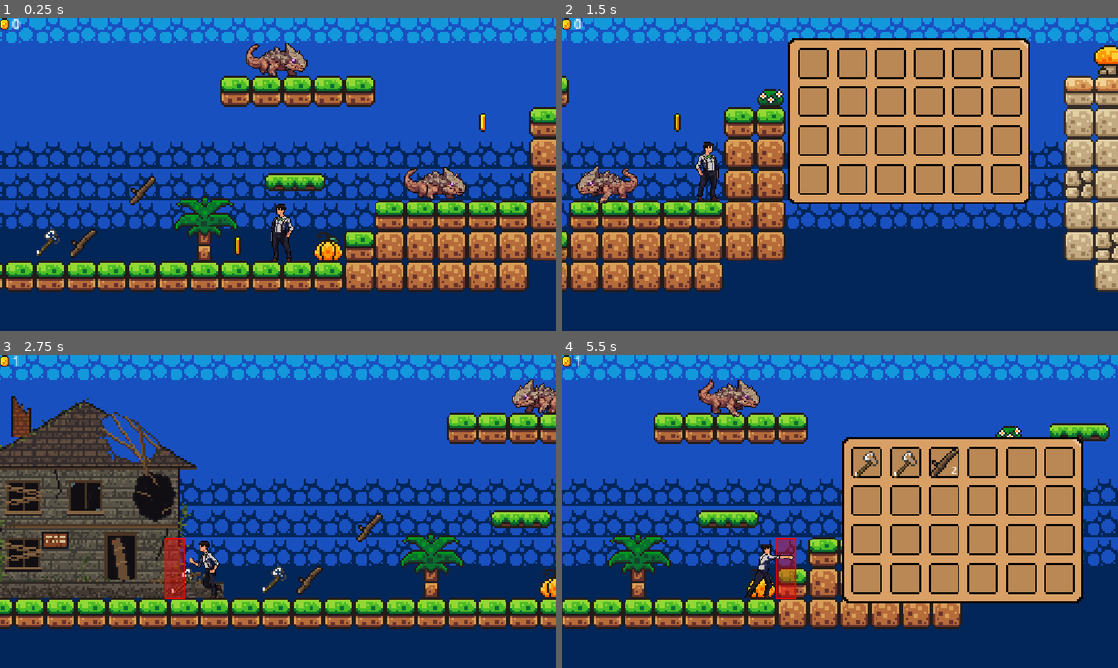
Above: before the commit, frames 1-4 (two rows, left to right).
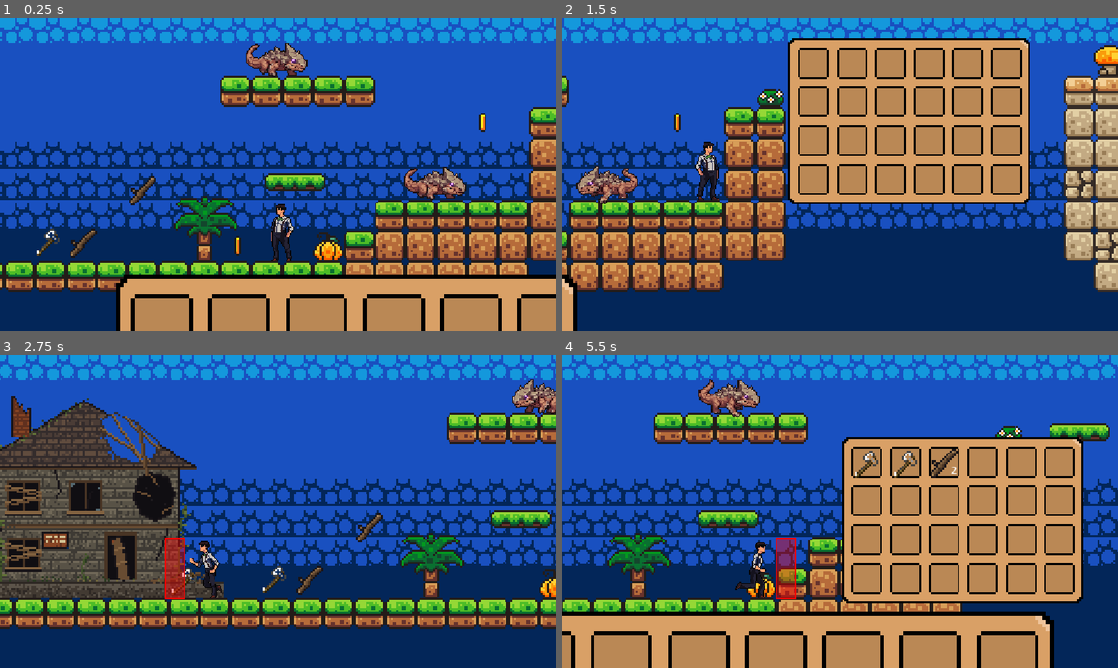
Above: after the commit, the same moments.

Repository: mohawk2409/survive
Game: Godot game, scene res://scenes/game.tscn
Two runs of this game, one before a commit and one after it. Both use one fixed random seed, a clock stepped at 60 frames per second and the inputs below.
Inputs (mouse positions are in pixels of both pictures, inside the frame that each line leads up to):
- Up to frame 1 (0.25 s): no input
- Up to frame 2 (1.5 s): move the mouse to (962, 158) at 0.52 s; hold Right (move_right) 0.53-1.25 s; hold R (attack) 0.53-1.25 s; click (962, 158) at 0.67 s; tap Up (jump) at 0.77, 1.07 s; tap E (i) at 0.8 s; drag from (878, 64) to (634, 302) at 1.27 s
- Up to frame 3 (2.75 s): move the mouse to (333, 442) at 2.02 s; hold Left (move_left) from 2.03 s (still down); hold R (attack) from 2.03 s (still down); tap Up (jump) at 2.1 s
- Up to frame 4 (5.5 s): release Left (move_left) at 2.75 s; release R (attack) at 2.75 s; drag from (617, 539) to (1101, 405) at 2.77 s; move the mouse to (1006, 558) at 3.52 s; hold Right (move_right) 3.53-4.25 s; tap F (fly) at 3.6 s; tap Up (jump) at 3.77, 3.8, 4.07 s; drag from (673, 464) to (990, 392) at 4.27 s; move the mouse to (867, 511) at 5.02 s; hold Right (move_right) from 5.03 s (still down); hold R (attack) from 5.03 s (still down); click (867, 511) at 5.17 s; tap E (i) at 5.3 s

The runs differ from the first frame. In frame 1, 14% of the frame differs, in the area x 0-100%, y 0-100%; in frame 2, 0.6%; in frame 3, less than 0.1%; in frame 4, 16%, in the area x 0-89%, y 0-100%.

Commit message:
new slots at the bottom

Diff:
--- /dev/null
+++ b/scenes/bottom_bar_ui.tscn
@@ -0,0 +1,65 @@
+[gd_scene format=3 uid="uid://cebpx1imfycsa"]
+
+[ext_resource type="Texture2D" uid="uid://ba3svsedc525m" path="res://inventory/inventory-background.png" id="1_qp8hl"]
+[ext_resource type="PackedScene" uid="uid://yfngsuuelvbx" path="res://inventory/inv_ui_slot.tscn" id="2_8e8qy"]
+
+[node name="bottom_bar_ui" type="Control" unique_id=879348506]
+layout_mode = 3
+anchors_preset = 15
+anchor_right = 1.0
+anchor_bottom = 1.0
+offset_right = -984.0
+offset_bottom = -626.0
+grow_horizontal = 2
+grow_vertical = 2
+
+[node name="NinePatchRect" type="NinePatchRect" parent="." unique_id=1673508643]
+layout_mode = 0
+offset_left = -1.0
+offset_top = -1.0
+offset_right = 163.0
+offset_bottom = 24.0
+texture = ExtResource("1_qp8hl")
+patch_margin_left = 6
+patch_margin_top = 6
+patch_margin_right = 6
+patch_margin_bottom = 6
+
+[node name="GridContainer" type="GridContainer" parent="NinePatchRect" unique_id=1461724071]
+layout_mode = 1
+anchors_preset = 8
+anchor_left = 0.5
+anchor_top = 0.5
+anchor_right = 0.5
+anchor_bottom = 0.5
+offset_left = -78.0
+offset_top = -7.5
+offset_right = 78.0
+offset_bottom = 8.5
+grow_horizontal = 2
+grow_vertical = 2
+columns = 8
+
+[node name="Inv_UI_slot" parent="NinePatchRect/GridContainer" unique_id=425873560 instance=ExtResource("2_8e8qy")]
+layout_mode = 2
+
+[node name="Inv_UI_slot2" parent="NinePatchRect/GridContainer" unique_id=854105356 instance=ExtResource("2_8e8qy")]
+layout_mode = 2
+
+[node name="Inv_UI_slot3" parent="NinePatchRect/GridContainer" unique_id=1087592989 instance=ExtResource("2_8e8qy")]
+layout_mode = 2
+
+[node name="Inv_UI_slot4" parent="NinePatchRect/GridContainer" unique_id=989197949 instance=ExtResource("2_8e8qy")]
+layout_mode = 2
+
+[node name="Inv_UI_slot5" parent="NinePatchRect/GridContainer" unique_id=380858554 instance=ExtResource("2_8e8qy")]
+layout_mode = 2
+
+[node name="Inv_UI_slot6" parent="NinePatchRect/GridContainer" unique_id=468339716 instance=ExtResource("2_8e8qy")]
+layout_mode = 2
+
+[node name="Inv_UI_slot7" parent="NinePatchRect/GridContainer" unique_id=1777235213 instance=ExtResource("2_8e8qy")]
+layout_mode = 2
+
+[node name="Inv_UI_slot8" parent="NinePatchRect/GridContainer" unique_id=1101444916 instance=ExtResource("2_8e8qy")]
+layout_mode = 2
--- a/scenes/game.tscn
+++ b/scenes/game.tscn
@@ -18,6 +18,7 @@
 [ext_resource type="Script" uid="uid://c28dd7213dpph" path="res://inventory/weapon.gd" id="14_ssvqc"]
 [ext_resource type="PackedScene" uid="uid://fh5mtav07tgw" path="res://scenes/stick_collectable.tscn" id="14_trtic"]
 [ext_resource type="Texture2D" uid="uid://dji4es8uslb4q" path="res://assets/sprites/stone-hatchet-16x16.png" id="15_264po"]
+[ext_resource type="PackedScene" uid="uid://cebpx1imfycsa" path="res://scenes/bottom_bar_ui.tscn" id="19_264po"]
 
 [sub_resource type="TileSetAtlasSource" id="TileSetAtlasSource_lnu2h"]
 texture = ExtResource("2_yqjtg")
@@ -330,15 +331,26 @@
 position = Vector2(31, -44)
 
 [node name="CanvasLayer" type="CanvasLayer" parent="." unique_id=431231060]
-layer = 0
-scale = Vector2(0.2, 0.2)
-transform = Transform2D(0.2, 0, 0, 0.2, 0, 0)
+follow_viewport_enabled = true
+follow_viewport_scale = 2.0
 
 [node name="Score" parent="CanvasLayer" unique_id=1507311229 instance=ExtResource("9_0tnpc")]
-offset_left = 44.999996
-offset_top = 65.0
-offset_right = 85.0
-offset_bottom = 105.0
+offset_left = -98.0
+offset_top = -58.5
+offset_right = -81.0
+offset_bottom = -52.125
+scale = Vector2(1, 1)
+
+[node name="bottom_bar_ui" parent="CanvasLayer" unique_id=879348506 instance=ExtResource("19_264po")]
+anchors_preset = -1
+anchor_left = -0.11000001
+anchor_top = -0.034
+anchor_right = 0.142
+anchor_bottom = 0.16600001
+offset_left = 130.72
+offset_top = 68.032
+offset_right = -90.583984
+offset_bottom = -49.067997
 
 [node name="House" parent="." unique_id=1347396065 instance=ExtResource("11_kvpfn")]
 position = Vector2(-169, 3)
--- a/scenes/scores.tscn
+++ b/scenes/scores.tscn
@@ -3,27 +3,33 @@
 [ext_resource type="Script" uid="uid://c0hxu03wlcdic" path="res://scripts/scores.gd" id="1_p8jrb"]
 [ext_resource type="Texture2D" uid="uid://cu0kbp5sl3b0i" path="res://assets/sprites/coin.png" id="1_r5nmk"]
 
+[sub_resource type="AtlasTexture" id="AtlasTexture_a6vb0"]
+atlas = ExtResource("1_r5nmk")
+region = Rect2(16, 0, 16, 0)
+
 [node name="Score" type="Control" unique_id=1507311229]
 layout_mode = 3
 anchors_preset = 0
-offset_right = 40.0
-offset_bottom = 40.0
+offset_right = 18.0
+offset_bottom = 11.0
 scale = Vector2(4, 4)
 script = ExtResource("1_p8jrb")
 
 [node name="Label" type="Label" parent="." unique_id=325859803]
 texture_filter = 1
 layout_mode = 0
-offset_left = 20.0
-offset_top = -26.0
-offset_right = 45.0
-offset_bottom = -9.0
-scale = Vector2(3, 3)
+offset_left = 10.75
+offset_top = -2.75
+offset_right = 35.75
+offset_bottom = 14.25
 theme_override_font_sizes/font_size = 12
 text = "0"
 
-[node name="Sprite2D" type="Sprite2D" parent="." unique_id=593307825]
-scale = Vector2(3, 3)
-texture = ExtResource("1_r5nmk")
-region_enabled = true
-region_rect = Rect2(17.07111, 0, 13.408321, 16)
+[node name="TextureRect" type="TextureRect" parent="." unique_id=2076014246]
+layout_mode = 0
+offset_left = -1.0
+offset_top = -1.25
+offset_right = 12.75
+offset_bottom = 12.5
+texture = SubResource("AtlasTexture_a6vb0")
+expand_mode = 1
--- a/scripts/player.gd
+++ b/scripts/player.gd
@@ -59,7 +59,12 @@
 				animated_sprite_2d.play("Run")
 		else:
 			animated_sprite_2d.play("Jump")
-
+	if is_attacking and (
+		Input.is_action_just_pressed("move_left")
+		or Input.is_action_just_pressed("move_right")
+		or Input.is_action_just_pressed("jump")
+	):
+		is_attacking = false
 
 	if direction:
 		velocity.x = direction * SPEED*0.75
